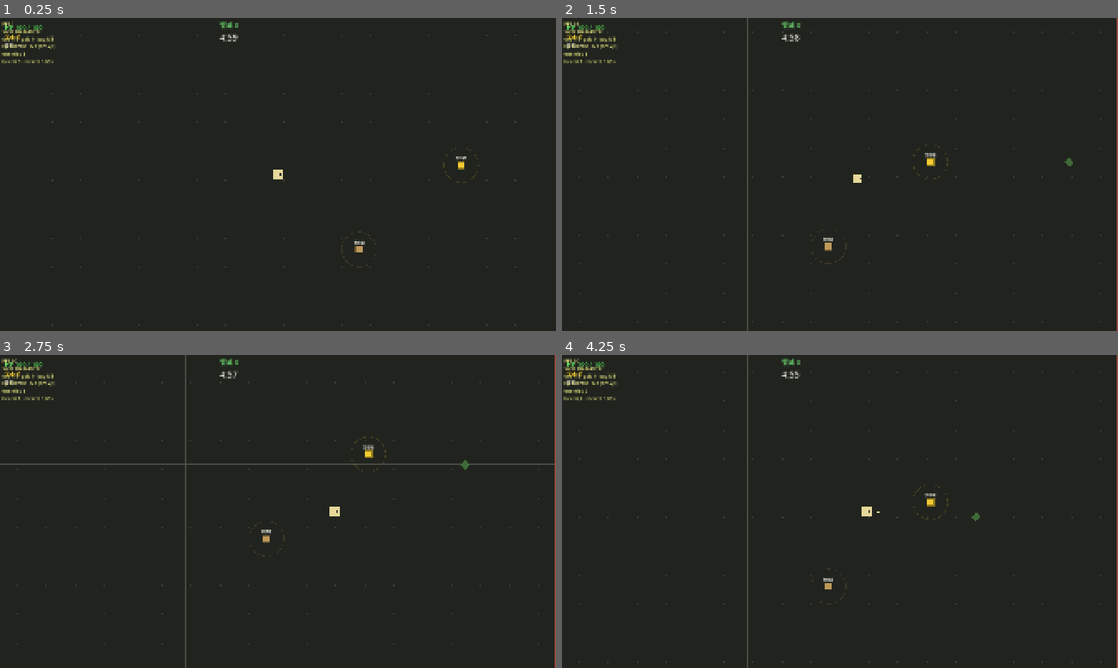
Above: before the commit, frames 1-4 (two rows, left to right).
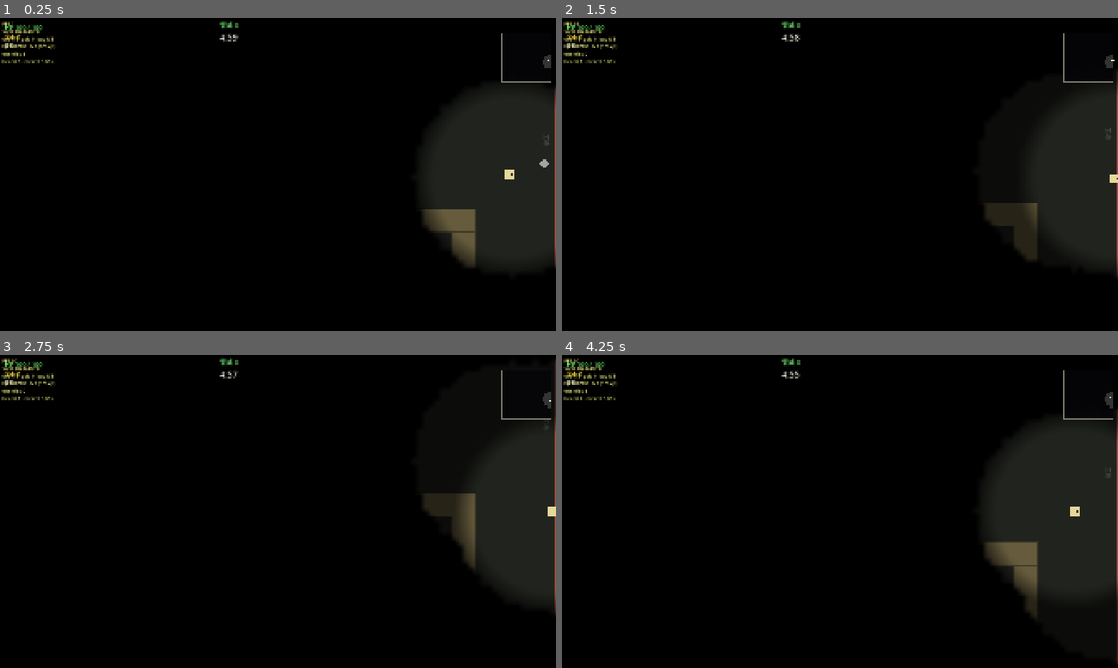
Above: after the commit, the same moments.

Repository: wangwx-dev/godot-demo
Game: Godot game, scene res://scenes/levels/test_arena/test_arena.tscn
The game is run twice, just before and just after one commit, with the same random seed, the same clock (stepped at 60 frames per second) and the same inputs.
Inputs:
- Up to frame 1 (0.25 s): no input
- Up to frame 2 (1.5 s): hold Right (move_right) 0.53-1.28 s; tap Space (dodge) at 0.6 s; hold Down (move_down) from 1.28 s (still down); tap Tab at 1.35 s
- Up to frame 3 (2.75 s): release Down (move_down) at 2.03 s; hold Right (move_right) from 2.03 s (still down); tap R at 2.1 s
- Up to frame 4 (4.25 s): release Right (move_right) at 2.78 s; hold Up (move_up) 2.78-3.53 s; tap Space (dodge) at 2.85 s; hold Left (move_left) from 3.53 s (still down); tap Tab at 3.6 s

The runs differ from the first frame. In frame 1, 88% of the frame differs, in the area x 0-100%, y 0-100%; in frame 2, 87%; in frame 3, 86%; in frame 4, 85%.

Commit message:
M5：迷雾+地图拼装——6 主题模块 2×2 拼接、战争迷雾、迷你图
- MapModule 基类：声明式矩形障碍（StaticBody2D 层 1）+ 物资/载具/绷带/出生四类插槽 + 主题水印
- 6 主题模块：废弃超市/加油站/停车场/街区/公园/工地（.gd+.tscn+.tres）
- MapAssembler：mapgen 流抽 4 不重复模块入 2×2、随机四向旋转（绕中心转填满格；镜像弃用——负 scale 破坏物理体）、聚合世界坐标插槽
- FogOverlay：20px 格图像遮罩、340px 光圈边缘渐变、探索记忆半透 0.62、10Hz 邻域刷新；光圈内点位置 discovered
- Minimap：右上 170px 探索轮廓+已发现点位+玩家朝向箭头（载具绿点 M6 备好）
- test_arena 接线：出生走 spawn 槽、资源点/绷带从模块插槽按经济分布取位（避出生 300px）
- 无头验证：同种子地图/出生完全复现，异种子不同

Co-Authored-By: Claude Fable 5 <noreply@anthropic.com>

Diff:
--- /dev/null
+++ b/resources/modules/module_construction.tres
@@ -0,0 +1,10 @@
+[gd_resource type="Resource" script_class="MapModuleData" load_steps=3 format=3 uid="uid://cmdat_construction01"]
+
+[ext_resource type="Script" path="res://resources/map_module_data.gd" id="1"]
+[ext_resource type="PackedScene" path="res://scenes/levels/modules/module_construction.tscn" id="2"]
+
+[resource]
+script = ExtResource("1")
+display_name = "construction"
+theme_name = "construction"
+scene = ExtResource("2")
--- /dev/null
+++ b/resources/modules/module_gas_station.tres
@@ -0,0 +1,10 @@
+[gd_resource type="Resource" script_class="MapModuleData" load_steps=3 format=3 uid="uid://cmdat_gas_station01"]
+
+[ext_resource type="Script" path="res://resources/map_module_data.gd" id="1"]
+[ext_resource type="PackedScene" path="res://scenes/levels/modules/module_gas_station.tscn" id="2"]
+
+[resource]
+script = ExtResource("1")
+display_name = "gas_station"
+theme_name = "gas_station"
+scene = ExtResource("2")
--- /dev/null
+++ b/resources/modules/module_park.tres
@@ -0,0 +1,10 @@
+[gd_resource type="Resource" script_class="MapModuleData" load_steps=3 format=3 uid="uid://cmdat_park01"]
+
+[ext_resource type="Script" path="res://resources/map_module_data.gd" id="1"]
+[ext_resource type="PackedScene" path="res://scenes/levels/modules/module_park.tscn" id="2"]
+
+[resource]
+script = ExtResource("1")
+display_name = "park"
+theme_name = "park"
+scene = ExtResource("2")
--- /dev/null
+++ b/resources/modules/module_parking.tres
@@ -0,0 +1,10 @@
+[gd_resource type="Resource" script_class="MapModuleData" load_steps=3 format=3 uid="uid://cmdat_parking01"]
+
+[ext_resource type="Script" path="res://resources/map_module_data.gd" id="1"]
+[ext_resource type="PackedScene" path="res://scenes/levels/modules/module_parking.tscn" id="2"]
+
+[resource]
+script = ExtResource("1")
+display_name = "parking"
+theme_name = "parking"
+scene = ExtResource("2")
--- /dev/null
+++ b/resources/modules/module_street.tres
@@ -0,0 +1,10 @@
+[gd_resource type="Resource" script_class="MapModuleData" load_steps=3 format=3 uid="uid://cmdat_street01"]
+
+[ext_resource type="Script" path="res://resources/map_module_data.gd" id="1"]
+[ext_resource type="PackedScene" path="res://scenes/levels/modules/module_street.tscn" id="2"]
+
+[resource]
+script = ExtResource("1")
+display_name = "street"
+theme_name = "street"
+scene = ExtResource("2")
--- /dev/null
+++ b/resources/modules/module_supermarket.tres
@@ -0,0 +1,10 @@
+[gd_resource type="Resource" script_class="MapModuleData" load_steps=3 format=3 uid="uid://cmdat_supermarket01"]
+
+[ext_resource type="Script" path="res://resources/map_module_data.gd" id="1"]
+[ext_resource type="PackedScene" path="res://scenes/levels/modules/module_supermarket.tscn" id="2"]
+
+[resource]
+script = ExtResource("1")
+display_name = "supermarket"
+theme_name = "supermarket"
+scene = ExtResource("2")
--- a/scenes/entities/resource_points/bandage.gd
+++ b/scenes/entities/resource_points/bandage.gd
@@ -5,10 +5,13 @@
 const HEAL_AMOUNT: int = 15
 const COLLECT_DISTANCE: float = 20.0
 
+var discovered: bool = false
+
 var _player: Player
 
 
 func _ready() -> void:
+	add_to_group("bandages")
 	_player = get_tree().get_first_node_in_group("player") as Player
 
 
--- a/scenes/entities/resource_points/resource_point.gd
+++ b/scenes/entities/resource_points/resource_point.gd
@@ -37,6 +37,7 @@
 
 var progress: float = 0.0
 var done: bool = false
+var discovered: bool = false  ## 迷雾光圈扫到后置位（FogOverlay），迷你图渲染依据
 
 var _dwelling: bool = false
 var _player: Player
--- /dev/null
+++ b/scenes/levels/modules/map_module.gd
@@ -0,0 +1,64 @@
+class_name MapModule
+extends Node2D
+## 手工地图模块基类（mapgen-design：1280×1280、四边开放边界、内部障碍+插槽）。
+## MVP 用脚本声明障碍矩形与插槽点位（正式素材期换 .tscn 手工场景，接口不变）。
+## 插槽坐标为模块本地系；拼接器负责旋转/镜像变换后取全局插槽。
+
+const SIZE: float = 1280.0
+
+## 子类在 _setup() 里填充。障碍：[Rect2 本地矩形, Color]；插槽：本地坐标数组。
+var obstacles: Array = []
+var supply_slots: Array[Vector2] = []       ## 资源点槽 ×2~4
+var vehicle_slots: Array[Vector2] = []      ## 载具槽 ×1~2（M6 用，先建档）
+var bandage_slots: Array[Vector2] = []      ## 绷带槽 ×1~2
+var spawn_slots: Array[Vector2] = []        ## 玩家投放槽 ×1
+
+var theme_name: String = ""
+
+
+func _ready() -> void:
+	_setup()
+	_build_obstacle_bodies()
+	queue_redraw()
+
+
+## 子类实现：声明主题、障碍、插槽。
+func _setup() -> void:
+	pass
+
+
+## 障碍矩形 → StaticBody2D（层 1，玩家和敌人都撞）。
+func _build_obstacle_bodies() -> void:
+	if obstacles.is_empty():
+		return
+	var body: StaticBody2D = StaticBody2D.new()
+	body.collision_layer = 1
+	body.collision_mask = 0
+	for entry in obstacles:
+		var rect: Rect2 = entry[0]
+		var shape_node: CollisionShape2D = CollisionShape2D.new()
+		var shape: RectangleShape2D = RectangleShape2D.new()
+		shape.size = rect.size
+		shape_node.shape = shape
+		shape_node.position = rect.get_center()
+		body.add_child(shape_node)
+	add_child(body)
+
+
+## 本地插槽 → 世界坐标（考虑模块自身的位置/旋转/镜像变换）。
+func world_slots(slots: Array[Vector2]) -> Array[Vector2]:
+	var result: Array[Vector2] = []
+	for slot in slots:
+		result.append(to_global(slot))
+	return result
+
+
+func _draw() -> void:
+	for entry in obstacles:
+		var rect: Rect2 = entry[0]
+		var color: Color = entry[1]
+		draw_rect(rect, color)
+		draw_rect(rect, color.darkened(0.35), false, 4.0)
+	# 模块名水印（占位识别用）
+	draw_string(ThemeDB.fallback_font, Vector2(20, 40), theme_name,
+			HORIZONTAL_ALIGNMENT_LEFT, -1, 20, Color(1, 1, 1, 0.18))
--- /dev/null
+++ b/scenes/levels/modules/module_construction.gd
@@ -0,0 +1,18 @@
+class_name ModuleConstruction
+extends MapModule
+## 工地：钢架+建材堆成的窄巷迷阵——资源最密、地形最险。
+
+
+func _setup() -> void:
+	theme_name = "工地"
+	obstacles = [
+		[Rect2(280, 280, 500, 80), Color(0.40, 0.36, 0.24)],   # 钢梁堆
+		[Rect2(280, 280, 80, 460), Color(0.40, 0.36, 0.24)],
+		[Rect2(700, 480, 80, 400), Color(0.38, 0.34, 0.26)],   # 脚手架
+		[Rect2(880, 280, 180, 120), Color(0.35, 0.33, 0.28)],  # 板房
+		[Rect2(420, 880, 260, 90), Color(0.38, 0.34, 0.26)],   # 建材堆
+	]
+	supply_slots = [Vector2(520, 560), Vector2(960, 640), Vector2(200, 1050)]
+	vehicle_slots = [Vector2(1080, 1080)]
+	bandage_slots = [Vector2(560, 200)]
+	spawn_slots = [Vector2(160, 160)]
--- /dev/null
+++ b/scenes/levels/modules/module_construction.tscn
@@ -0,0 +1,6 @@
+[gd_scene load_steps=2 format=3 uid="uid://cmod_construction01"]
+
+[ext_resource type="Script" path="res://scenes/levels/modules/module_construction.gd" id="1"]
+
+[node name="Module" type="Node2D"]
+script = ExtResource("1")
--- /dev/null
+++ b/scenes/levels/modules/module_gas_station.gd
@@ -0,0 +1,17 @@
+class_name ModuleGasStation
+extends MapModule
+## 加油站：顶棚岛+便利店，油罐区是天然掩体阵。
+
+
+func _setup() -> void:
+	theme_name = "加油站"
+	obstacles = [
+		[Rect2(480, 300, 320, 140), Color(0.36, 0.30, 0.26)],  # 便利店
+		[Rect2(430, 620, 90, 90), Color(0.42, 0.24, 0.22)],    # 油罐 ×3
+		[Rect2(600, 660, 90, 90), Color(0.42, 0.24, 0.22)],
+		[Rect2(770, 620, 90, 90), Color(0.42, 0.24, 0.22)],
+	]
+	supply_slots = [Vector2(640, 500), Vector2(300, 900), Vector2(980, 900)]
+	vehicle_slots = [Vector2(1080, 200)]
+	bandage_slots = [Vector2(640, 1080)]
+	spawn_slots = [Vector2(180, 180)]
--- /dev/null
+++ b/scenes/levels/modules/module_gas_station.tscn
@@ -0,0 +1,6 @@
+[gd_scene load_steps=2 format=3 uid="uid://cmod_gas_station01"]
+
+[ext_resource type="Script" path="res://scenes/levels/modules/module_gas_station.gd" id="1"]
+
+[node name="Module" type="Node2D"]
+script = ExtResource("1")
--- /dev/null
+++ b/scenes/levels/modules/module_park.gd
@@ -0,0 +1,17 @@
+class_name ModulePark
+extends MapModule
+## 公园：开阔草地+零星树丛——最空旷，涌潮最凶险的地形。
+
+
+func _setup() -> void:
+	theme_name = "公园"
+	obstacles = [
+		[Rect2(300, 300, 120, 120), Color(0.22, 0.34, 0.24)],
+		[Rect2(860, 380, 120, 120), Color(0.22, 0.34, 0.24)],
+		[Rect2(540, 760, 120, 120), Color(0.22, 0.34, 0.24)],
+		[Rect2(320, 900, 100, 100), Color(0.22, 0.34, 0.24)],
+	]
+	supply_slots = [Vector2(640, 400), Vector2(1000, 1000)]
+	vehicle_slots = [Vector2(1100, 200)]
+	bandage_slots = [Vector2(200, 640), Vector2(880, 700)]
+	spawn_slots = [Vector2(640, 640)]
--- /dev/null
+++ b/scenes/levels/modules/module_park.tscn
@@ -0,0 +1,6 @@
+[gd_scene load_steps=2 format=3 uid="uid://cmod_park01"]
+
+[ext_resource type="Script" path="res://scenes/levels/modules/module_park.gd" id="1"]
+
+[node name="Module" type="Node2D"]
+script = ExtResource("1")
--- /dev/null
+++ b/scenes/levels/modules/module_parking.gd
@@ -0,0 +1,18 @@
+class_name ModuleParking
+extends MapModule
+## 停车场：废车阵列——走位缝隙多，视线碎。
+
+
+func _setup() -> void:
+	theme_name = "停车场"
+	obstacles = []
+	# 3×3 废车阵（错位摆放留缝）
+	for row in 3:
+		for col in 3:
+			var pos: Vector2 = Vector2(280 + col * 300, 320 + row * 280)
+			pos.x += 60 if row % 2 == 1 else 0
+			obstacles.append([Rect2(pos.x, pos.y, 140, 70), Color(0.30, 0.32, 0.36)])
+	supply_slots = [Vector2(640, 640), Vector2(1050, 300)]
+	vehicle_slots = [Vector2(200, 1080), Vector2(1080, 1080)]
+	bandage_slots = [Vector2(200, 300)]
+	spawn_slots = [Vector2(640, 1150)]
--- /dev/null
+++ b/scenes/levels/modules/module_parking.tscn
@@ -0,0 +1,6 @@
+[gd_scene load_steps=2 format=3 uid="uid://cmod_parking01"]
+
+[ext_resource type="Script" path="res://scenes/levels/modules/module_parking.gd" id="1"]
+
+[node name="Module" type="Node2D"]
+script = ExtResource("1")
--- /dev/null
+++ b/scenes/levels/modules/module_street.gd
@@ -0,0 +1,17 @@
+class_name ModuleStreet
+extends MapModule
+## 街区：两排临街房夹一条竖街——通道感最强的模块。
+
+
+func _setup() -> void:
+	theme_name = "街区"
+	obstacles = [
+		[Rect2(240, 260, 280, 200), Color(0.34, 0.30, 0.28)],
+		[Rect2(240, 620, 280, 200), Color(0.31, 0.28, 0.30)],
+		[Rect2(760, 260, 280, 200), Color(0.34, 0.30, 0.28)],
+		[Rect2(760, 620, 280, 200), Color(0.31, 0.28, 0.30)],
+	]
+	supply_slots = [Vector2(380, 540), Vector2(900, 540), Vector2(640, 980)]
+	vehicle_slots = [Vector2(640, 160)]
+	bandage_slots = [Vector2(640, 460), Vector2(1100, 1100)]
+	spawn_slots = [Vector2(160, 1120)]
--- /dev/null
+++ b/scenes/levels/modules/module_street.tscn
@@ -0,0 +1,6 @@
+[gd_scene load_steps=2 format=3 uid="uid://cmod_street01"]
+
+[ext_resource type="Script" path="res://scenes/levels/modules/module_street.gd" id="1"]
+
+[node name="Module" type="Node2D"]
+script = ExtResource("1")
--- /dev/null
+++ b/scenes/levels/modules/module_supermarket.gd
@@ -0,0 +1,16 @@
+class_name ModuleSupermarket
+extends MapModule
+## 废弃超市：中央大卖场（可绕行）+ 停车位排。货架区资源多。
+
+
+func _setup() -> void:
+	theme_name = "废弃超市"
+	obstacles = [
+		[Rect2(400, 380, 480, 300), Color(0.32, 0.30, 0.34)],  # 卖场主体
+		[Rect2(300, 800, 160, 60), Color(0.28, 0.27, 0.30)],   # 购物车堆
+		[Rect2(820, 800, 160, 60), Color(0.28, 0.27, 0.30)],
+	]
+	supply_slots = [Vector2(640, 740), Vector2(340, 320), Vector2(940, 320)]
+	vehicle_slots = [Vector2(200, 1080)]
+	bandage_slots = [Vector2(1080, 640), Vector2(200, 640)]
+	spawn_slots = [Vector2(640, 1130)]
--- /dev/null
+++ b/scenes/levels/modules/module_supermarket.tscn
@@ -0,0 +1,6 @@
+[gd_scene load_steps=2 format=3 uid="uid://cmod_supermarket01"]
+
+[ext_resource type="Script" path="res://scenes/levels/modules/module_supermarket.gd" id="1"]
+
+[node name="Module" type="Node2D"]
+script = ExtResource("1")
--- a/scenes/levels/test_arena/test_arena.gd
+++ b/scenes/levels/test_arena/test_arena.gd
@@ -1,7 +1,7 @@
 extends Node2D
-## M4 资源点+经济实测图：HeatDirector 刷怪 + 三选一 + 四种资源点驻留 + 背包/满包替换。
-## 验收（mvp-plan M4）：满包开箱时玩家会犹豫吗？会为省 20 金治疗费冒险吗？
-## Tab 切主武器、F4 快进死线（Debug）、死亡后 R 重开。
+## M5 迷雾+地图拼装实测图：2×2 模块拼接 + 战争迷雾 + 迷你图 + 资源点插槽承接。
+## 验收（mvp-plan M5）：连玩 3 局是否感觉地图"不一样"？
+## Tab 切主武器、F4 快进死线（Debug）、死亡后 R 重开（重开会换新种子=新地图）。
 
 const MAP_SIZE: float = 2560.0
 const MODULE_SIZE: float = 1280.0
@@ -14,6 +14,8 @@
 var _current_weapon: WeaponBase
 var _director: HeatDirector
 var _death_layer: CanvasLayer
+var _assembler: MapAssembler
+var _fog: FogOverlay
 
 @onready var player: Player = $Player
 
@@ -21,6 +23,13 @@
 func _ready() -> void:
 	player.set_camera_limits(Rect2(0, 0, MAP_SIZE, MAP_SIZE))
 	_build_boundary_walls()
+	_assembler = MapAssembler.new()
+	add_child(_assembler)
+	_assembler.assemble()
+	# 玩家投放：随机投放槽（叙事：从上一辆载具下车，mapgen-design）
+	var spawn_rng: RandomNumberGenerator = RunRng.stream("mapgen")
+	player.position = _assembler.spawn_slots[spawn_rng.randi_range(0, _assembler.spawn_slots.size() - 1)]
+	player.get_node("Camera2D").reset_smoothing.call_deferred()
 	var pool: ObjectPool = ObjectPool.new()
 	pool.scene = PICKUP_SCENE
 	pool.add_to_group("pickup_pool")
@@ -40,45 +49,59 @@
 	add_child(BackpackSwapMenu.new())
 	add_child(EconomyHud.new())
 	_place_resource_points()
+	# 迷雾+迷你图（图内生命周期，tech-design §2）
+	_fog = FogOverlay.new()
+	add_child(_fog)
+	_fog.setup(Rect2(0, 0, MAP_SIZE, MAP_SIZE))
+	var minimap: Minimap = Minimap.new()
+	add_child(minimap)
+	minimap.setup(_fog)
 	EventBus.player_died.connect(_on_player_died)
 	queue_redraw()
 
 
-## 按战斗图分布表摆放（economy-design：物资 1~2/货币 0~1/经验矿 1/武器 0~1/绷带 1~2）。
-## 位置走 RunRng "mapgen" 流；正式版由模块插槽承接（M5，mapgen-design）。
+## 按战斗图分布表从模块插槽取位（economy-design 分布 × mapgen-design 插槽承接）。
+## 插槽随机取不放回；出生点 300px 内的槽跳过（开局脚下就是箱子没有"去搜"的感觉）。
 func _place_resource_points() -> void:
 	var rng: RandomNumberGenerator = RunRng.stream("mapgen")
+	var supply_pool: Array[Vector2] = _shuffled_slots(_assembler.supply_slots, rng)
+	var bandage_pool: Array[Vector2] = _shuffled_slots(_assembler.bandage_slots, rng)
 	var counts: Array = [
 		[ResourcePoint.Kind.SUPPLY, rng.randi_range(1, 2)],
 		[ResourcePoint.Kind.GOLD, rng.randi_range(0, 1)],
 		[ResourcePoint.Kind.XP_MINE, 1],
 		[ResourcePoint.Kind.WEAPON, 1 if rng.randf() < 0.33 else 0],
 	]
-	var margin: float = 200.0
 	for spec in counts:
 		for i in spec[1]:
+			if supply_pool.is_empty():
+				return
 			var point: ResourcePoint = ResourcePoint.new()
 			point.kind = spec[0]
-			point.position = _random_spread_position(rng, margin)
+			point.position = supply_pool.pop_back()
 			if spec[0] == ResourcePoint.Kind.WEAPON:
 				point.looted_weapon.connect(_on_weapon_looted)
 			add_child(point)
 	for i in rng.randi_range(1, 2):
+		if bandage_pool.is_empty():
+			return
 		var bandage: Bandage = Bandage.new()
-		bandage.position = _random_spread_position(rng, margin)
+		bandage.position = bandage_pool.pop_back()
 		add_child(bandage)
 
 
-## 随机点位，避开玩家出生点半径 300（开局脚下就是箱子没有"去搜"的感觉）。
-func _random_spread_position(rng: RandomNumberGenerator, margin: float) -> Vector2:
-	var center: Vector2 = Vector2(MAP_SIZE / 2.0, MAP_SIZE / 2.0)
-	for attempt in 20:
-		var pos: Vector2 = Vector2(
-				rng.randf_range(margin, MAP_SIZE - margin),
-				rng.randf_range(margin, MAP_SIZE - margin))
-		if pos.distance_to(center) > 300.0:
-			return pos
-	return center + Vector2(500, 0)
+func _shuffled_slots(slots: Array[Vector2], rng: RandomNumberGenerator) -> Array[Vector2]:
+	var pool: Array[Vector2] = []
+	for slot in slots:
+		if slot.distance_to(player.position) > 300.0:
+			pool.append(slot)
+	# Fisher-Yates（走 mapgen 流保持种子复现）
+	for i in range(pool.size() - 1, 0, -1):
+		var j: int = rng.randi_range(0, i)
+		var tmp: Vector2 = pool[i]
+		pool[i] = pool[j]
+		pool[j] = tmp
+	return pool
 
 
 ## 武器箱产出：主武器直接换装（简版换装决策；正式对比界面归后续）。
@@ -168,14 +191,10 @@
 func _draw() -> void:
 	# 地面底色
 	draw_rect(Rect2(0, 0, MAP_SIZE, MAP_SIZE), Color(0.13, 0.14, 0.12))
-	# 模块网格（1280 间隔）——判断"一屏 1.5 个模块"体感的参照线
+	# 模块分界线（淡，模块本身有障碍与水印做识别）
 	for i in range(1, int(MAP_SIZE / MODULE_SIZE)):
 		var offset: float = i * MODULE_SIZE
-		draw_line(Vector2(offset, 0), Vector2(offset, MAP_SIZE), Color(0.3, 0.3, 0.28), 4.0)
-		draw_line(Vector2(0, offset), Vector2(MAP_SIZE, offset), Color(0.3, 0.3, 0.28), 4.0)
+		draw_line(Vector2(offset, 0), Vector2(offset, MAP_SIZE), Color(0.22, 0.22, 0.21), 2.0)
+		draw_line(Vector2(0, offset), Vector2(MAP_SIZE, offset), Color(0.22, 0.22, 0.21), 2.0)
 	# 图边界
 	draw_rect(Rect2(0, 0, MAP_SIZE, MAP_SIZE), Color(0.6, 0.3, 0.25), false, 8.0)
-	# 100px 刻度点（距离体感参照：奔跑者钻出距离/翻滚 120px 等都以它读）
-	for x in range(0, int(MAP_SIZE) + 1, 100):
-		for y in range(0, int(MAP_SIZE) + 1, 100):
-			draw_circle(Vector2(x, y), 2.0, Color(0.22, 0.23, 0.21))
--- /dev/null
+++ b/scenes/systems/fog_overlay.gd
@@ -0,0 +1,96 @@
+class_name FogOverlay
+extends Sprite2D
+## 战争迷雾（图内生命周期，tech-design §2）：未探索全黑、已探索半暗记忆、
+## 光圈内全亮。低分辨率 Image 遮罩拉伸盖图（20px/格），10Hz 更新省性能。
+## 兼职"发现"判定：光圈扫到资源点/绷带/载具时置 discovered（迷你图读）。
+
+const CELL: float = 20.0
+const LIGHT_RADIUS: float = 340.0
+const EXPLORED_ALPHA: float = 0.62
+const UPDATE_INTERVAL: float = 0.1
+
+var map_rect: Rect2
+
+var _grid_w: int
+var _grid_h: int
+var _image: Image
+var _texture: ImageTexture
+var _explored: PackedByteArray
+var _timer: float = 0.0
+var _player: Player
+
+
+func setup(rect: Rect2) -> void:
+	map_rect = rect
+	_grid_w = ceili(rect.size.x / CELL)
+	_grid_h = ceili(rect.size.y / CELL)
+	_image = Image.create(_grid_w, _grid_h, false, Image.FORMAT_RGBA8)
+	_image.fill(Color(0, 0, 0, 1))
+	_explored = PackedByteArray()
+	_explored.resize(_grid_w * _grid_h)
+	_texture = ImageTexture.create_from_image(_image)
+	texture = _texture
+	centered = false
+	position = rect.position
+	scale = Vector2(CELL, CELL)
+	texture_filter = CanvasItem.TEXTURE_FILTER_LINEAR
+	z_index = 60  # 盖过实体，HUD 在 CanvasLayer 更上层
+	_player = get_tree().get_first_node_in_group("player") as Player
+	_refresh()
+
+
+## 迷你图用：已探索纹理（黑=未探索，透明度低=已探索/光圈）。
+func fog_texture() -> ImageTexture:
+	return _texture
+
+
+func is_explored(world_pos: Vector2) -> bool:
+	var cell: Vector2i = _to_cell(world_pos)
+	if cell.x < 0 or cell.y < 0 or cell.x >= _grid_w or cell.y >= _grid_h:
+		return false
+	return _explored[cell.y * _grid_w + cell.x] != 0
+
+
+func _physics_process(delta: float) -> void:
+	_timer -= delta
+	if _timer > 0.0:
+		return
+	_timer = UPDATE_INTERVAL
+	_refresh()
+
+
+func _refresh() -> void:
+	if _player == null or not is_instance_valid(_player):
+		return
+	var center: Vector2i = _to_cell(_player.global_position)
+	var radius_cells: int = ceili(LIGHT_RADIUS / CELL)
+	# 上一帧光圈回落为"已探索半暗"：直接重刷光圈邻域两倍范围（含旧光圈）
+	for y in range(maxi(center.y - radius_cells * 2, 0), mini(center.y + radius_cells * 2 + 1, _grid_h)):
+		for x in range(maxi(center.x - radius_cells * 2, 0), mini(center.x + radius_cells * 2 + 1, _grid_w)):
+			var index: int = y * _grid_w + x
+			var distance: float = Vector2(center - Vector2i(x, y)).length() * CELL
+			if distance <= LIGHT_RADIUS:
+				_explored[index] = 1
+				# 光圈边缘 20% 渐变
+				var edge: float = clampf((distance - LIGHT_RADIUS * 0.8) / (LIGHT_RADIUS * 0.2), 0.0, 1.0)
+				_image.set_pixel(x, y, Color(0, 0, 0, edge * EXPLORED_ALPHA))
+			elif _explored[index] != 0:
+				_image.set_pixel(x, y, Color(0, 0, 0, EXPLORED_ALPHA))
+	_texture.update(_image)
+	_discover_points()
+
+
+## 光圈内的可发现物打标（迷你图渲染依据）。
+func _discover_points() -> void:
+	for group_name in ["resource_points", "bandages", "vehicles"]:
+		for node in get_tree().get_nodes_in_group(group_name):
+			var node_2d: Node2D = node as Node2D
+			if node_2d == null or node_2d.get("discovered") == true:
+				continue
+			if _player.global_position.distance_to(node_2d.global_position) <= LIGHT_RADIUS:
+				node_2d.set("discovered", true)
+
+
+func _to_cell(world_pos: Vector2) -> Vector2i:
+	var local: Vector2 = (world_pos - map_rect.position) / CELL
+	return Vector2i(local)
--- /dev/null
+++ b/scenes/systems/map_assembler.gd
@@ -0,0 +1,49 @@
+class_name MapAssembler
+extends Node2D
+## 战斗图拼接器（mapgen-design：2×2 模块网格、同图不重复、随机旋转变体）。
+## 连通性由模块规格保证（四边开放），不做运行时检查。
+## 旋转为 90° 步进绕模块中心（4 变体/模块）；镜像弃用——负缩放会破坏物理体，
+## 4 旋转 × 6 模块 × 选 4 的组合量对防背板已够用。
+## 拼好后汇总全局插槽坐标供关卡取用；随机全走 RunRng "mapgen" 流。
+
+const MODULE_POOL: Array = [
+	preload("res://resources/modules/module_supermarket.tres"),
+	preload("res://resources/modules/module_gas_station.tres"),
+	preload("res://resources/modules/module_parking.tres"),
+	preload("res://resources/modules/module_street.tres"),
+	preload("res://resources/modules/module_park.tres"),
+	preload("res://resources/modules/module_construction.tres"),
+]
+
+var supply_slots: Array[Vector2] = []
+var vehicle_slots: Array[Vector2] = []
+var bandage_slots: Array[Vector2] = []
+var spawn_slots: Array[Vector2] = []
+
+var _modules: Array[MapModule] = []
+
+
+## 拼 2×2 并收集插槽（调用后即可读四个插槽数组）。
+func assemble() -> void:
+	var rng: RandomNumberGenerator = RunRng.stream("mapgen")
+	var pool: Array = MODULE_POOL.duplicate()
+	for cell in 4:
+		var data: MapModuleData = pool.pop_at(rng.randi_range(0, pool.size() - 1))
+		var module: MapModule = data.scene.instantiate()
+		var cell_origin: Vector2 = Vector2(
+				(cell % 2) * MapModule.SIZE, float(cell / 2) * MapModule.SIZE)
+		var center: Vector2 = Vector2(MapModule.SIZE / 2.0, MapModule.SIZE / 2.0)
+		module.rotation = rng.randi_range(0, 3) * PI / 2.0
+		# 绕模块中心旋转且仍占满本格：position = 格原点 + center - R·center
+		module.position = cell_origin + center - center.rotated(module.rotation)
+		add_child(module)
+		_modules.append(module)
+	for module in _modules:
+		_collect(module)
+
+
+func _collect(module: MapModule) -> void:
+	supply_slots.append_array(module.world_slots(module.supply_slots))
+	vehicle_slots.append_array(module.world_slots(module.vehicle_slots))
+	bandage_slots.append_array(module.world_slots(module.bandage_slots))
+	spawn_slots.append_array(module.world_slots(module.spawn_slots))
--- /dev/null
+++ b/scenes/ui/minimap.gd
@@ -0,0 +1,68 @@
+class_name Minimap
+extends CanvasLayer
+## 迷你图（ui-design：右上常驻）：已探索轮廓（复用迷雾纹理反相）、玩家箭头、
+## 已发现资源点/绷带色点。不显示普通敌人与未探索信息。
+## 载具图标 M6 接入（"vehicles" 组 + discovered 即自动显示）。
+
+const MAP_SIZE_PX: float = 170.0
+
+var _fog: FogOverlay
+var _panel: Control
+
+
+func setup(fog: FogOverlay) -> void:
+	_fog = fog
+	layer = 82
+	_panel = Control.new()
+	_panel.set_anchors_preset(Control.PRESET_TOP_RIGHT)
+	_panel.position = Vector2(-MAP_SIZE_PX - 16, 52)  # 警戒条下方
+	_panel.custom_minimum_size = Vector2(MAP_SIZE_PX, MAP_SIZE_PX)
+	_panel.size = Vector2(MAP_SIZE_PX, MAP_SIZE_PX)
+	_panel.draw.connect(_on_panel_draw)
+	add_child(_panel)
+
+
+func _physics_process(_delta: float) -> void:
+	if _panel != null:
+		_panel.queue_redraw()
+
+
+func _to_map(world_pos: Vector2) -> Vector2:
+	var ratio: Vector2 = (world_pos - _fog.map_rect.position) / _fog.map_rect.size
+	return Vector2(ratio.x, ratio.y) * MAP_SIZE_PX
+
+
+func _on_panel_draw() -> void:
+	if _fog == null:
+		return
+	# 底：全黑（未探索）
+	_panel.draw_rect(Rect2(Vector2.ZERO, Vector2(MAP_SIZE_PX, MAP_SIZE_PX)), Color(0.02, 0.02, 0.03, 0.9))
+	# 已探索轮廓：迷雾纹理当遮罩画不划算，直接低采样扫 explored 网格
+	var step: int = 4  # 每 4 迷雾格采 1 点（20px×4=80px 世界精度，轮廓够用）
+	var cell_px: float = MAP_SIZE_PX / (_fog.map_rect.size.x / (FogOverlay.CELL * step))
+	for y in range(0, int(_fog.map_rect.size.y / FogOverlay.CELL), step):
+		for x in range(0, int(_fog.map_rect.size.x / FogOverlay.CELL), step):
+			var world: Vector2 = _fog.map_rect.position + Vector2(x + 0.5, y + 0.5) * FogOverlay.CELL
+			if _fog.is_explored(world):
+				var map_pos: Vector2 = _to_map(world)
+				_panel.draw_rect(Rect2(map_pos, Vector2(cell_px, cell_px)), Color(0.35, 0.36, 0.33, 0.55))
+	# 已发现资源点/绷带/载具
+	for entry in [["resource_points", Color(0.95, 0.8, 0.2)], ["bandages", Color(0.9, 0.35, 0.3)], ["vehicles", Color(0.3, 0.9, 0.5)]]:
+		for node in _panel.get_tree().get_nodes_in_group(entry[0]):
+			var node_2d: Node2D = node as Node2D
+			if node_2d == null or node_2d.get("discovered") != true:
+				continue
+			_panel.draw_circle(_to_map(node_2d.global_position), 3.0, entry[1])
+	# 玩家箭头
+	var player: Player = _panel.get_tree().get_first_node_in_group("player") as Player
+	if player != null and is_instance_valid(player):
+		var pos: Vector2 = _to_map(player.global_position)
+		var dir: float = player.velocity.angle() if player.velocity.length() > 10.0 else -PI / 2.0
+		var points: PackedVector2Array = PackedVector2Array([
+			pos + Vector2(6, 0).rotated(dir),
+			pos + Vector2(-4, 4).rotated(dir),
+			pos + Vector2(-4, -4).rotated(dir),
+		])
+		_panel.draw_colored_polygon(points, Color(0.95, 0.95, 0.9))
+	# 边框
+	_panel.draw_rect(Rect2(Vector2.ZERO, Vector2(MAP_SIZE_PX, MAP_SIZE_PX)), Color(0.5, 0.5, 0.45), false, 2.0)
Not shown, added: scenes/levels/modules/map_module.gd.uid
Not shown, added: scenes/levels/modules/module_construction.gd.uid
Not shown, added: scenes/levels/modules/module_gas_station.gd.uid
Not shown, added: scenes/levels/modules/module_park.gd.uid
Not shown, added: scenes/levels/modules/module_parking.gd.uid
Not shown, added: scenes/levels/modules/module_street.gd.uid
Not shown, added: scenes/levels/modules/module_supermarket.gd.uid
Not shown, added: scenes/systems/fog_overlay.gd.uid
Not shown, added: scenes/systems/map_assembler.gd.uid
Not shown, added: scenes/ui/minimap.gd.uid
Not shown, changed: docs/asset-list.md
Not shown, changed: docs/mvp-plan.md
